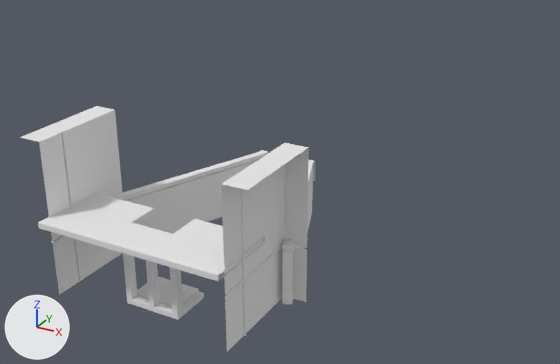
Two versions of the Blender file Assets/models/cave/room02/room02d.blend, one commit apart.
One viewpoint serves both versions: a camera (50 mm lens) standing at (-100.7, -126.0, 28.5) and looking at (-138.0, -58.3, -5.4). Every picture has the same lights, and +X, +Y and +Z are marked at lower left.

Script lines for the objects in view, before the commit:
```python
me_cube_003 = bpy.data.meshes.new('Cube.003')
me_cube_003.from_pydata(...)  # 128 vertices, 117 faces; spans x -3.7..9.2, y -11.0..5.2, z -5.8..-0.5
me_cube_003.materials.append(mat_astrology_door_frame_001)  # its picture is missing
me_cube_027 = bpy.data.meshes.new('Cube.027')
me_cube_027.from_pydata(...)  # 56 vertices, 44 faces; spans x -1.0..2.57, y -2.48..2.48, z -1.33..5.66
me_cube_027.materials.append(mat_astrology_door_frame_004)  # its picture is missing
me_cube_028 = bpy.data.meshes.new('Cube.028')
me_cube_028.from_pydata(...)  # a box spanning x -1.0..1.87, y -2.44..2.44, z -1.09..-0.61
me_cube_028.materials.append(mat_astrology_door_frame_004)  # its picture is missing
ob_half_wall_003 = bpy.data.objects.new('half_wall.003', me_cube_003)
ob_half_wall_003.location = (-134.48, -68.63, 0.54)
_m = ob_half_wall_003.modifiers.new('EdgeSplit', 'EDGE_SPLIT')
_m = ob_half_wall_003.modifiers.new('Mirror', 'MIRROR')
ob_lift_frame = bpy.data.objects.new('lift_frame', me_cube_027)
ob_lift_frame.parent = ob_lift
ob_lift_frame.matrix_parent_inverse = Matrix(((1.0, 0.0, 0.0, 124.2), (0.0, 1.0, 0.0, 18.57), (0.0, 0.0, 1.0, -0.744), (0.0, 0.0, 0.0, 1.0)))
ob_lift_frame.location = (-124.2, -18.57, 0.744)
ob_lift_platform = bpy.data.objects.new('lift_platform', me_cube_028)
ob_lift_platform.location = (-134.48, -82.88, -3.97)
ob_lift_platform.rotation_euler = (0.0, 0.0, -1.571)  # degrees (0, 0, -90)
ob_lift_platform.scale = (1.0, 0.808, 1.0)
# also in view: 'platform.000' at (-134.5, -85.1, 1.5); 'pilons.000' at (-134.5, -82.9, 1.4)
```
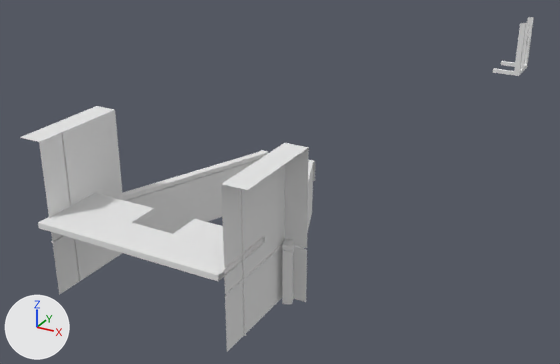
Where the change shows, as pixel boxes (x1, y1, x2, y2) in the pictures (560 x 364 px):
'lift_frame', moved
    before: (123, 253, 204, 320)
    after: (493, 17, 534, 76)
'lift_platform', deleted
    before: (137, 277, 199, 306)

The change, as a diff of the scene's bpy script:
```diff
--- a/Assets/models/cave/room02/room02d.blend.py
+++ b/Assets/models/cave/room02/room02d.blend.py
@@ ob_lift_platform @@
-ob_lift_platform = bpy.data.objects.new('lift_platform', me_cube_028)
-ob_lift_platform.location = (-134.48, -82.88, -3.97)
-ob_lift_platform.rotation_euler = (0.0, 0.0, -1.571)  # degrees (0, 0, -90)
-ob_lift_platform.scale = (1.0, 0.808, 1.0)
@@ ob_lift_frame @@
 ob_lift_frame = bpy.data.objects.new('lift_frame', me_cube_027)
-ob_lift_frame.parent = ob_lift
-ob_lift_frame.matrix_parent_inverse = Matrix(((1.0, 0.0, 0.0, 124.2), (0.0, 1.0, 0.0, 18.57), (0.0, 0.0, 1.0, -0.744), (0.0, 0.0, 0.0, 1.0)))
 ob_lift_frame.location = (-124.2, -18.57, 0.744)
```
